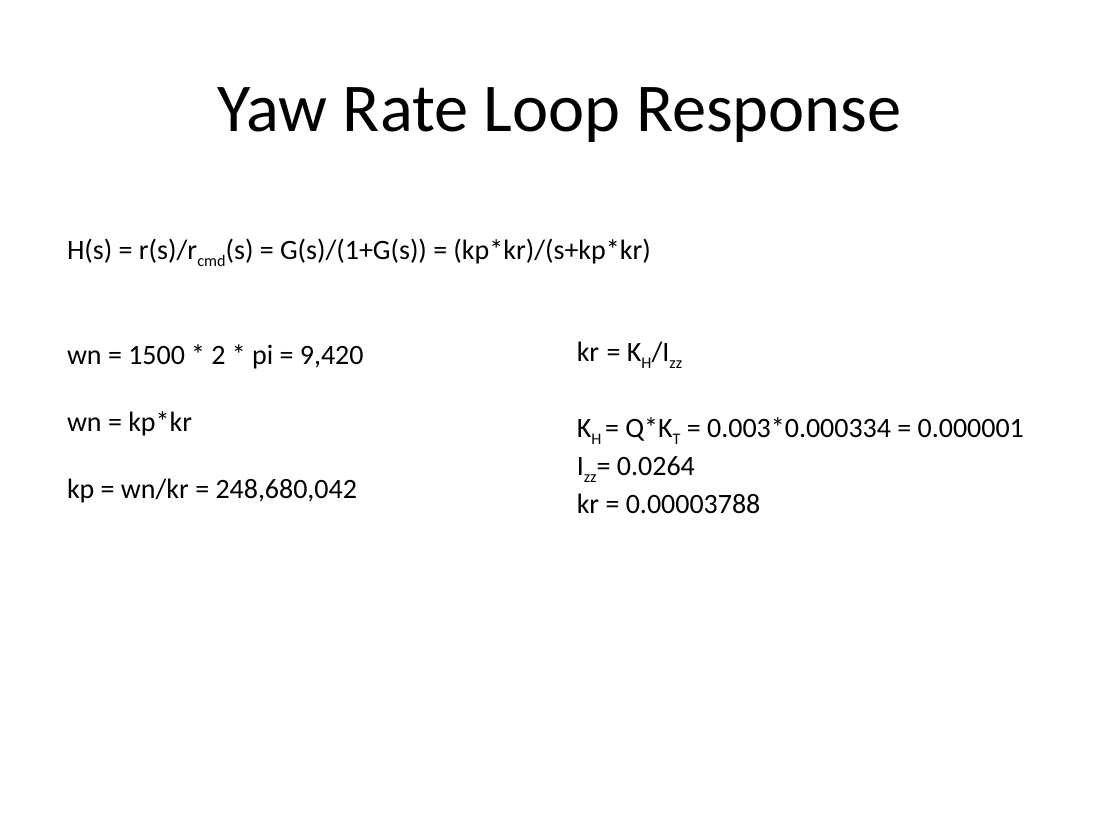
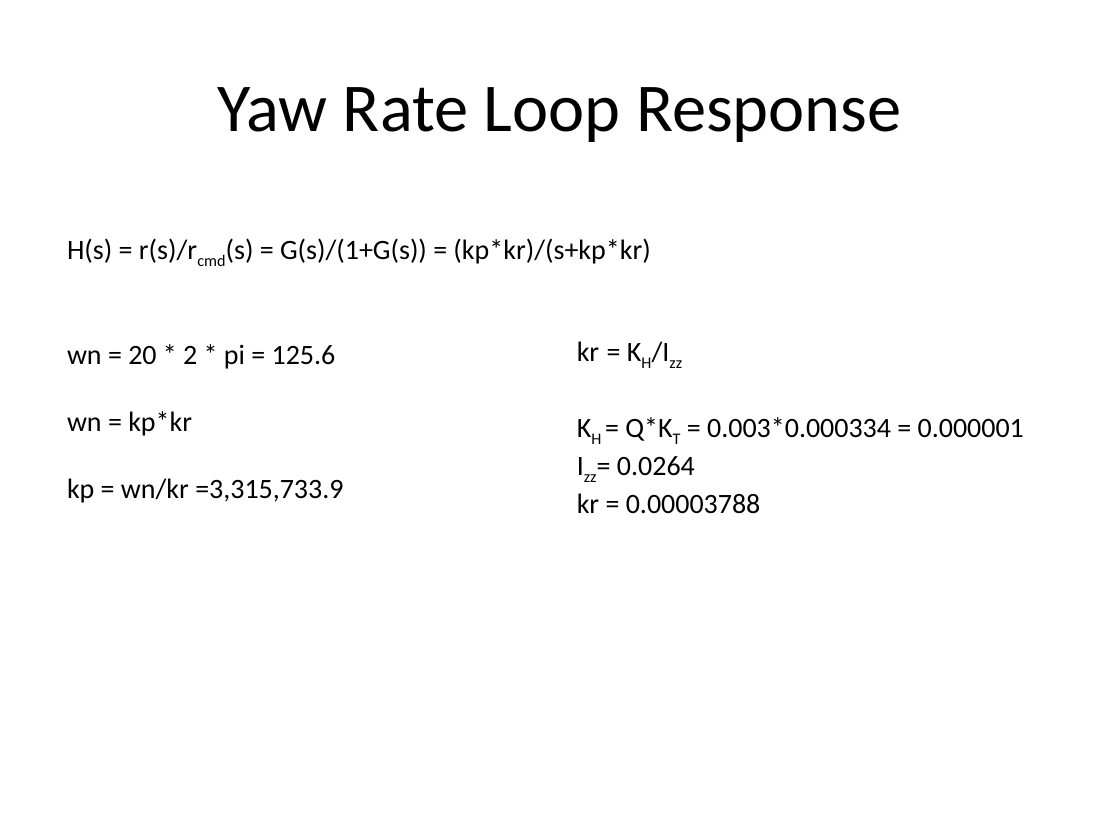
Before and after one commit to malex2/Cpp-Aircraft-Simulation, a slide deck: slide 38 of Simulation Outline.pptx (slide 29 before the commit). Drawn at 1120x840 pixels with LibreOffice and Linux fonts; fonts in the diff are those of the drawing. Boxes give left, top, right and bottom in pixels: in the first picture for what was removed or moved away, otherwise in the second. Text is boxed around its words. In the diff, an @@ line names an element or a change of style, - is before the commit and + after.

```diff
--- a/Simulation Outline.pptx
+++ b/Simulation Outline.pptx
@@ text at (x1=67, y1=344, x2=336, y2=369): text changed @@
-wn = 1500 * 2 * pi = 9,420
+wn = 20 * 2 * pi = 125.6
@@ text at (x1=67, y1=478, x2=343, y2=503): text changed @@
-kp = wn/kr = 248,680,042
+kp = wn/kr =3,315,733.9
```
Also in this commit, not shown: 7 other slides changed, 22 slides added, 1 slide removed, 34 other files.
